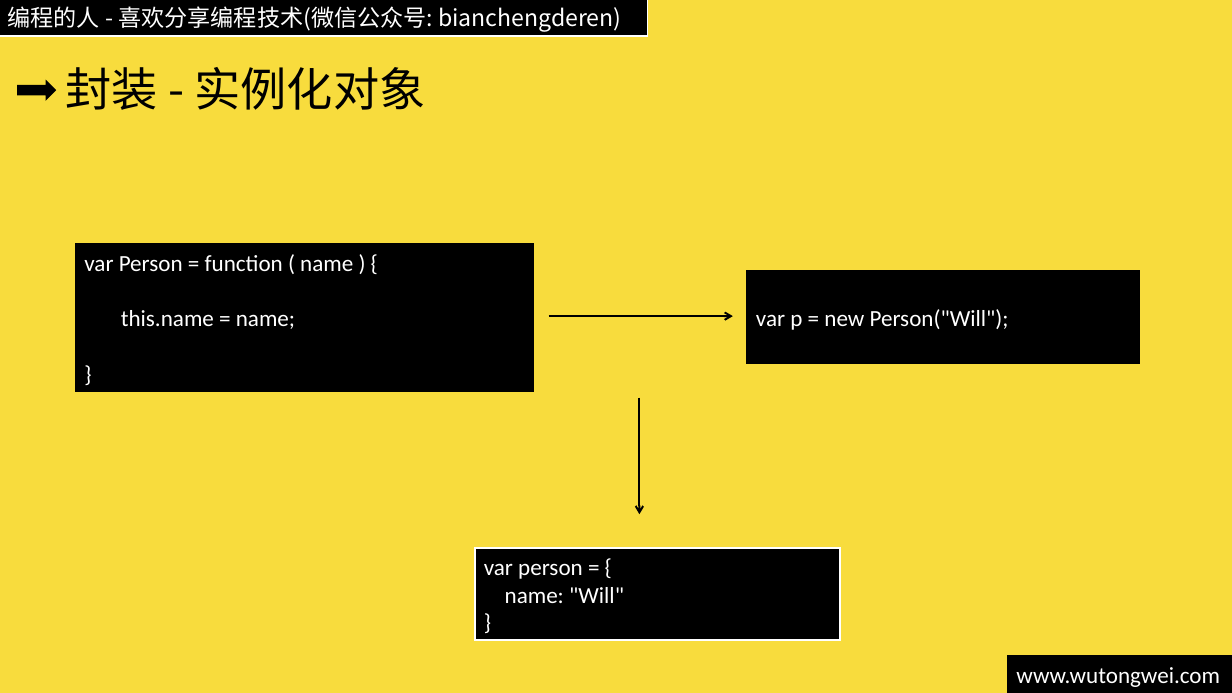
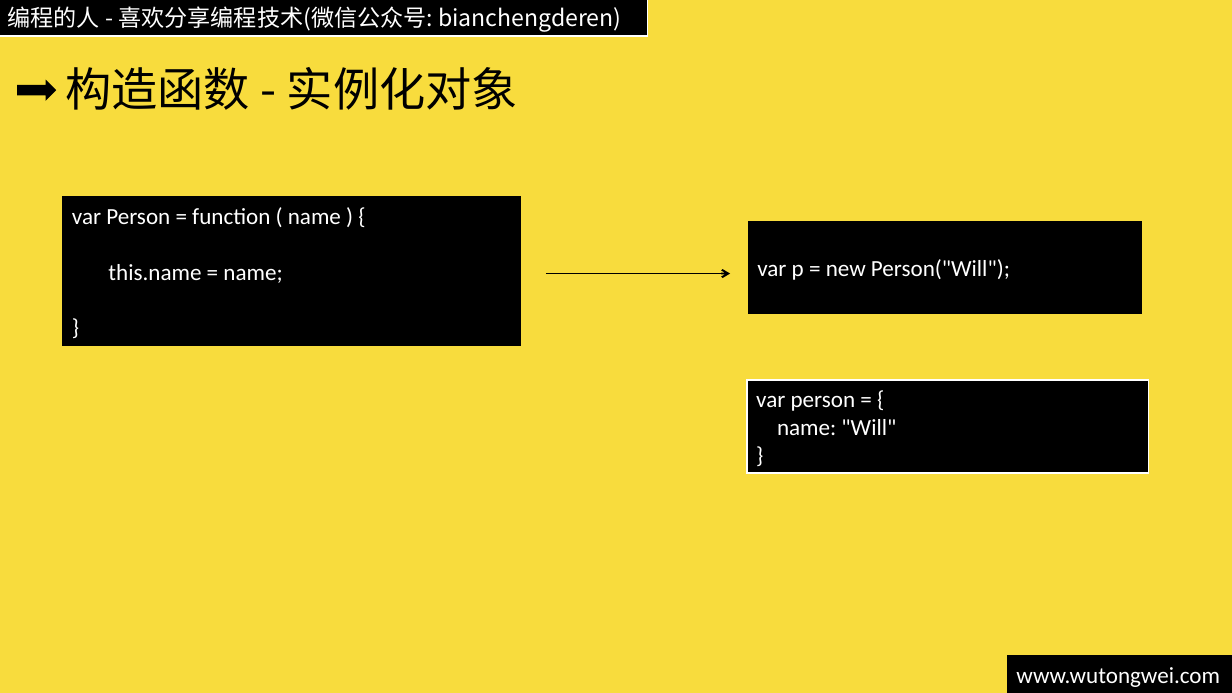
Before and after one commit to willculture/training, a slide deck: slide 17 of ppt/front-end/Javascript 面向对象.pptx (slide 9 before the commit). Drawn at 1232x693 pixels with LibreOffice and Linux fonts; fonts in the diff are those of the drawing. Boxes give left, top, right and bottom in pixels: in the first picture for what was removed or moved away, otherwise in the second. Text is boxed around its words. In the diff, an @@ line names an element or a change of style, - is before the commit and + after.

```diff
--- a/ppt/front-end/Javascript 面向对象.pptx
+++ b/ppt/front-end/Javascript 面向对象.pptx
@@ title at bbox=[65, 67, 518, 110]: text changed @@
-封装 - 实例化对象
+构造函数 - 实例化对象
@@ rectangle "var Person = function ( ...": place and size @@
-rectangle "var Person = function ( ..." at bbox=[76, 244, 533, 392]
+rectangle "var Person = function ( ..." at bbox=[63, 197, 520, 345]
@@ rectangle "var p = new Person("Will");": place and size @@
-rectangle "var p = new Person("Will");" at bbox=[747, 271, 1140, 363]
+rectangle "var p = new Person("Will");" at bbox=[749, 221, 1141, 313]
@@ arrow moved from (549, 316) - (733, 316) to (546, 274) - (730, 274) @@
@@ rectangle "var person = {": place and size @@
-rectangle "var person = {" at bbox=[475, 548, 841, 640]
+rectangle "var person = {" at bbox=[748, 381, 1149, 473]
@@ arrow removed from (640, 397) to (640, 515) @@
```
Also in this commit, not shown: 5 other slides changed, 23 slides added, 9 slides removed, 3 other files.
